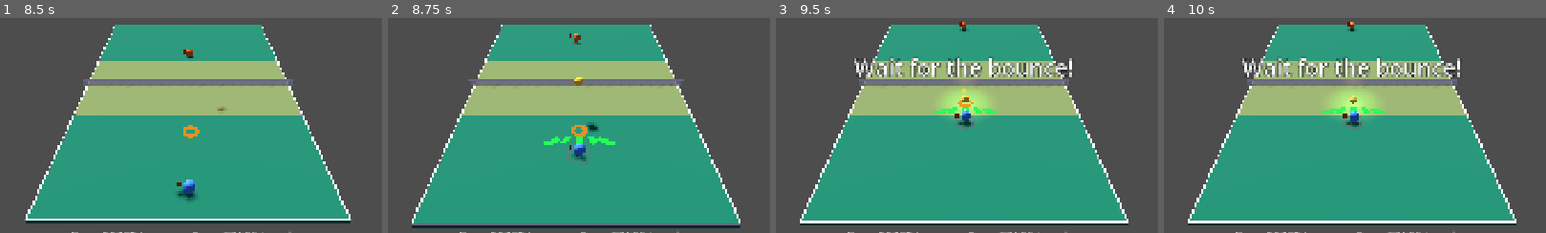
Above: before the commit, frames 1-4 (left to right).
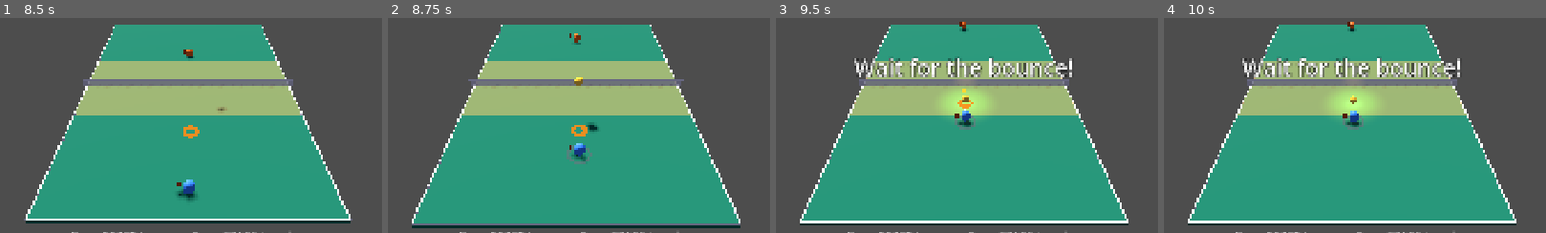
Above: after the commit, the same moments.

Repository: altafhssn/pickleball
Game: Godot game, scene res://scenes/Main.tscn
Same seed, same stepped clock (60 frames per second), same inputs: the game is played once before the commit and once after it.
Inputs (mouse positions are % of the whole screen's width and height, from its top left):
- Up to frame 1 (8.5 s): click "▲" at 0.5 s; click "◀" at 1.25 s; click "▶" at 2 s; click "▼" at 2.75 s; click "▶ Quick Match" at 3.5 s; tap Space at 4.25, 4.52, 5, 5.75, 6.5, 7.25, 7.52, 8 s; move the mouse to (72, 45) at 4.27 s; click (72, 45) at 4.42 s; drag from (30, 55) to (45, 70) at 5.02 s; move the mouse to (60, 28) at 5.77 s; click (60, 28) at 5.92 s; drag from (45, 70) to (20, 35) at 6.52 s; move the mouse to (80, 65) at 7.27 s; click (80, 65) at 7.42 s; drag from (20, 35) to (35, 25) at 8.02 s
- Up to frame 2 (8.75 s): no input
- Up to frame 3 (9.5 s): move the mouse to (55, 50) at 8.77 s; click (55, 50) at 8.92 s
- Up to frame 4 (10 s): drag from (35, 25) to (30, 55) at 9.52 s
The pictures show only the part of the screen within x 25-75%, y 38-88%; the shares and areas given below are measured in that part.

Frame 1 is identical in both runs. In frame 2, 0.4% of the frame differs, in the area x 40-60%, y 55-60%; in frame 3, 0.2%; in frame 4, 0.3%.

Commit message:
[ux] Remove the semicircle power meter (didn't fit the design)

Diff:
--- a/scripts/Main.gd
+++ b/scripts/Main.gd
@@ -90,11 +90,6 @@
 # Swing-zone ring around the player character: colour-coded by how perfect
 # a swing would be right now.
 var swing_zone_ring: MeshInstance3D = null
-# Power-meter semicircle in front of the player — fills up segment-by-segment
-# as the ball gets closer to perfect contact range.
-var power_segments: Array[MeshInstance3D] = []
-const POWER_SEGMENT_COUNT: int = 7
-const POWER_METER_RADIUS: float = 0.35
 const PERFECT_DIST: float = 0.7
 const GOOD_DIST: float = 1.3
 
@@ -150,7 +145,6 @@
 	# Spawn the landing marker (hidden until first serve).
 	_spawn_landing_marker()
 	_spawn_swing_zone_ring()
-	_spawn_power_meter()
 
 	# Spawn the on-screen touch controls overlay.
 	_spawn_touch_controls()
@@ -537,76 +531,6 @@
 func _on_touch_move(direction: Vector2) -> void:
 	touch_move_dir = direction
 
-func _spawn_power_meter() -> void:
-	# Build POWER_SEGMENT_COUNT small flat boxes that we'll arrange in a
-	# half-circle in front of the player every frame.
-	for _i in POWER_SEGMENT_COUNT:
-		var seg: MeshInstance3D = MeshInstance3D.new()
-		var box: BoxMesh = BoxMesh.new()
-		box.size = Vector3(0.07, 0.005, 0.13)
-		seg.mesh = box
-		var mat: StandardMaterial3D = StandardMaterial3D.new()
-		mat.albedo_color = Color(0.2, 0.2, 0.25, 0.35)
-		mat.emission_enabled = true
-		mat.emission = Color(0.2, 0.2, 0.25)
-		mat.emission_energy_multiplier = 0.4
-		mat.shading_mode = BaseMaterial3D.SHADING_MODE_UNSHADED
-		mat.transparency = BaseMaterial3D.TRANSPARENCY_ALPHA
-		seg.material_override = mat
-		seg.visible = false
-		add_child(seg)
-		power_segments.append(seg)
-
-func _update_power_meter_segments() -> void:
-	if power_segments.is_empty():
-		return
-	# Only visible while the ball is approaching the player on their side.
-	var show: bool = rally_active and ball.is_in_play \
-		and ball.position.z < 0 \
-		and ball.linear_velocity.z <= 0.5
-	if not show:
-		for seg in power_segments:
-			seg.visible = false
-		return
-
-	var dist: float = Vector2(player.position.x - ball.position.x, player.position.z - ball.position.z).length()
-	# 0 when out of hit range, 1 when at perfect distance.
-	var power_pct: float = 1.0 - clampf((dist - PERFECT_DIST) / maxf(PLAYER_HIT_RANGE - PERFECT_DIST, 0.01), 0.0, 1.0)
-	var lit_count: int = int(round(power_pct * POWER_SEGMENT_COUNT))
-
-	var color_lit: Color
-	if power_pct > 0.85:
-		color_lit = Color(0.15, 1.0, 0.35)        # green — perfect
-	elif power_pct > 0.55:
-		color_lit = Color(1.0, 0.95, 0.2)         # yellow — good
-	elif power_pct > 0.2:
-		color_lit = Color(1.0, 0.55, 0.15)        # orange — ok
-	else:
-		color_lit = Color(1.0, 0.25, 0.25)        # red — far
-
-	# Arrange segments in a half-circle in FRONT of the player (toward the
-	# net, which is +z for our player at -z).
-	for i in POWER_SEGMENT_COUNT:
-		var seg: MeshInstance3D = power_segments[i]
-		seg.visible = true
-		var fraction: float = float(i) / float(POWER_SEGMENT_COUNT - 1)
-		var angle: float = lerpf(-PI * 0.45, PI * 0.45, fraction)
-		seg.global_position = Vector3(
-			player.position.x + sin(angle) * POWER_METER_RADIUS,
-			0.02,
-			player.position.z + 0.18 + cos(angle) * 0.05
-		)
-		seg.rotation.y = -angle
-		var mat: StandardMaterial3D = seg.material_override as StandardMaterial3D
-		if i < lit_count:
-			mat.albedo_color = color_lit
-			mat.emission = color_lit
-			mat.emission_energy_multiplier = 1.2
-		else:
-			mat.albedo_color = Color(0.18, 0.18, 0.22, 0.5)
-			mat.emission = Color(0.18, 0.18, 0.22)
-			mat.emission_energy_multiplier = 0.3
-
 func _spawn_swing_zone_ring() -> void:
 	swing_zone_ring = MeshInstance3D.new()
 	var torus: TorusMesh = TorusMesh.new()
@@ -756,7 +680,6 @@
 	_update_turn_indicator()
 	_update_landing_marker()
 	_update_swing_zone_ring()
-	_update_power_meter_segments()
 	_process_serve_input(delta)
 	_process_rally_input()
 	_process_ai_swing(delta)
